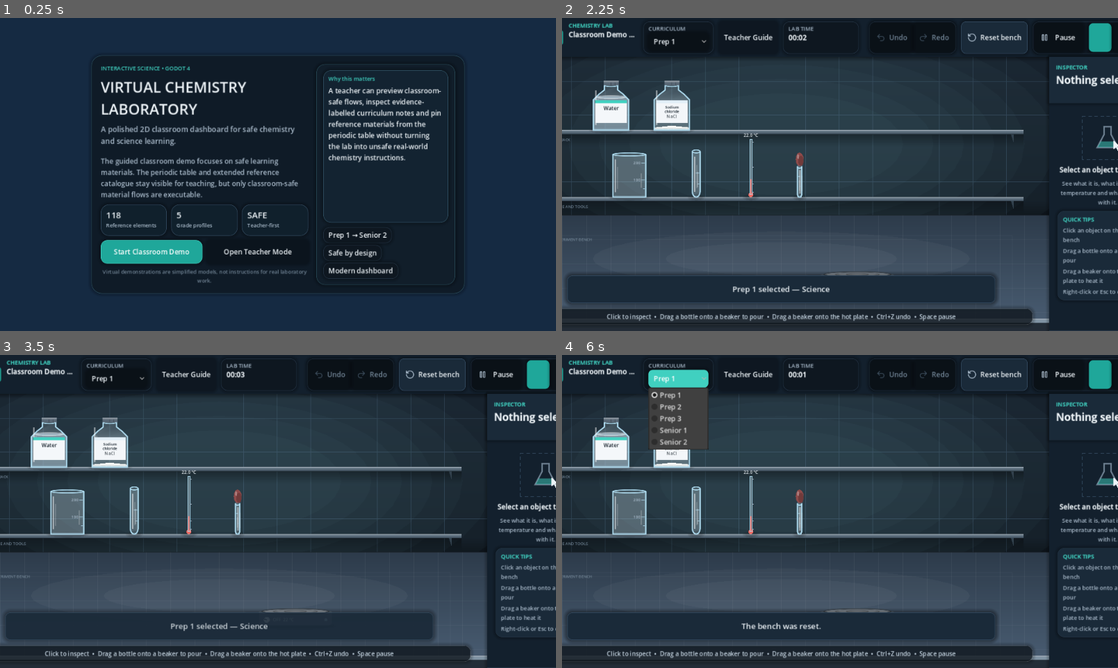
Above: before the commit, frames 1-4 (two rows, left to right).
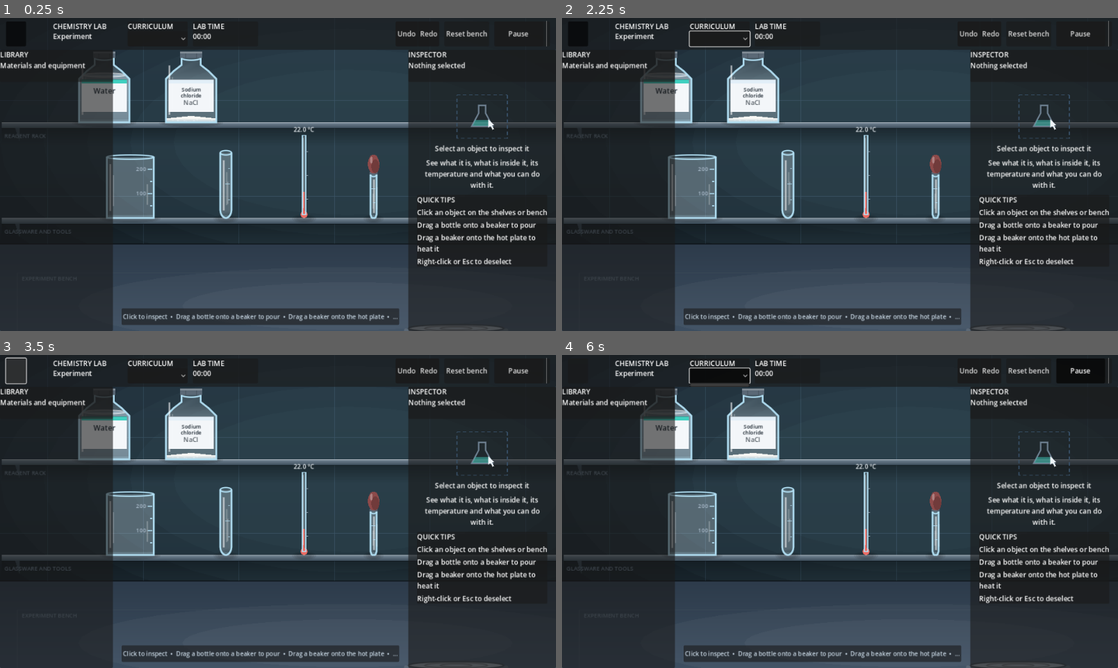
Above: after the commit, the same moments.

Repository: KareemMohammadeen/chemistry-lab-2d
Game: Godot game, scene res://scenes/main.tscn
The game is run twice, just before and just after one commit, with the same random seed, the same clock (stepped at 60 frames per second) and the same inputs.
Inputs (mouse positions are in pixels of both pictures, inside the frame that each line leads up to; where the layout moved, square brackets give the same spot in the first picture):
- Up to frame 1 (0.25 s): no input
- Up to frame 2 (2.25 s): click (717, 39) [678, 43] at 0.5 s; click (751, 36) at 1.25 s, where only the run before the commit has a clickable "Teacher Guide"; click (712, 252) at 2 s, where only the run before the commit has a clickable "Start Classroom Demo"
- Up to frame 3 (3.5 s): click (16, 370) at 2.77 s
- Up to frame 4 (6 s): click (967, 370) at 3.5 s, where only the run after the commit has a clickable "Undo"; click (990, 370) at 4.25 s, where only the run after the commit has a clickable "Redo"; click (1101, 373) at 5.02 s; click (717, 376) [678, 380] at 5.75 s

The runs differ from the first frame. In frame 1, 66% of the frame differs, in the area x 0-100%, y 0-100%; in frame 2, 42%; in frame 3, 42%; in frame 4, 44%.
Error after the commit: Parse Error: Identifier "ReferenceBadge" not declared in the current scope. (res://scripts/ui/lab_interface.gd:433)

Commit message:
Redesign the main classroom dashboard and add reference pinning support

Diff:
--- a/scripts/ui/lab_interface.gd
+++ b/scripts/ui/lab_interface.gd
@@ -14,6 +14,8 @@
 signal action_requested(action_id: StringName, payload: Dictionary)
 ## The operator picked an item in the Library; the controller selects that object.
 signal object_focus_requested(object_id: String)
+## A reference explorer entry should be pinned into the visual dashboard.
+signal reference_pin_requested(reference: Dictionary)
 
 const TOAST_SECONDS := 4.0
 const TOAST_FADE_SECONDS := 0.6
@@ -31,6 +33,8 @@
 ## Below this width the Library starts hidden so the laboratory keeps a usable size.
 const LIBRARY_OPEN_MIN_WIDTH := 1600.0
 const SPEED_BUTTON_WIDTH := 52.0
+const HERO_HEIGHT := 116.0
+const PIN_OFFSET_STEP := 22.0
 
 @export var top_bar: Control
 @export var title_label: Label
@@ -59,6 +63,13 @@
 var _curriculum_catalog: CurriculumCatalog
 var _selected_curriculum_profile: Dictionary = {}
 var _teacher_guide_button: Button
+var _hero_panel: PanelContainer
+var _hero_grade_label: Label
+var _hero_focus_label: Label
+var _hero_status_label: Label
+var _reference_layer: Control
+var _reference_count_label: Label
+var _reference_pin_count: int = 0
 
 
 func _ready() -> void:
@@ -81,6 +92,7 @@
 	pause_button.toggled.connect(pause_toggled.emit)
 	inspector.action_requested.connect(action_requested.emit)
 	library.object_focus_requested.connect(object_focus_requested.emit)
+	library.reference_pin_requested.connect(_on_reference_pin_requested)
 	library_toggle.toggled.connect(_on_library_toggled)
 	grade_selector.item_selected.connect(_on_grade_selected)
 	resized.connect(_apply_responsive_layout)
@@ -89,12 +101,13 @@
 		(button as Button).focus_mode = Control.FOCUS_NONE
 	grade_selector.focus_mode = Control.FOCUS_NONE
 	_add_teacher_guide_button()
+	_build_dashboard_banner()
 	_apply_responsive_layout()
 
 
 func bind(host: SimulationHost) -> void:
 	_host = host
-	title_label.text = host.simulation.setup_title
+	title_label.text = "Virtual Chemistry Laboratory"
 	inspector.bind(host)
 	library.bind(host)
 	_curriculum_catalog = CurriculumCatalog.new()
@@ -105,6 +118,7 @@
 	_build_speed_buttons(host.database.constants.get("speeds", FALLBACK_SPEEDS))
 	EventBus.feedback_message_requested.connect(_show_toast)
 	EventBus.observation_added.connect(_on_observation_added)
+	_update_dashboard_banner()
 
 
 ## Rectangles (screen pixels) where dropped objects must not land.
@@ -147,6 +161,8 @@
 		return
 	library.custom_minimum_size.x = clampf(width * LIBRARY_WIDTH_FRACTION, LIBRARY_WIDTH_MIN, LIBRARY_WIDTH_MAX)
 	inspector.custom_minimum_size.x = clampf(width * INSPECTOR_WIDTH_FRACTION, INSPECTOR_WIDTH_MIN, INSPECTOR_WIDTH_MAX)
+	if _hero_panel != null:
+		_hero_panel.custom_minimum_size.y = HERO_HEIGHT
 	if not _library_user_choice:
 		var open := width >= LIBRARY_OPEN_MIN_WIDTH
 		library.visible = open
@@ -156,6 +172,146 @@
 func _on_library_toggled(pressed: bool) -> void:
 	_library_user_choice = true
 	library.visible = pressed
+	_update_dashboard_banner()
+
+
+# ---------------------------------------------------------------- dashboard banner
+
+func _build_dashboard_banner() -> void:
+	var root := get_node_or_null("Root") as VBoxContainer
+	if root == null:
+		return
+	_hero_panel = PanelContainer.new()
+	_hero_panel.custom_minimum_size = Vector2(0.0, HERO_HEIGHT)
+	_hero_panel.theme_type_variation = &"HeroPanel"
+	root.add_child(_hero_panel)
+	root.move_child(_hero_panel, 1)
+
+	var margin := MarginContainer.new()
+	margin.set_anchors_and_offsets_preset(Control.PRESET_FULL_RECT)
+	margin.add_theme_constant_override("margin_left", 18)
+	margin.add_theme_constant_override("margin_top", 12)
+	margin.add_theme_constant_override("margin_right", 18)
+	margin.add_theme_constant_override("margin_bottom", 12)
+	_hero_panel.add_child(margin)
+
+	var row := HBoxContainer.new()
+	row.add_theme_constant_override("separation", 14)
+	row.size_flags_horizontal = Control.SIZE_EXPAND_FILL
+	margin.add_child(row)
+
+	var left := VBoxContainer.new()
+	left.custom_minimum_size.x = 320.0
+	left.size_flags_horizontal = Control.SIZE_EXPAND_FILL
+	left.add_theme_constant_override("separation", 4)
+	row.add_child(left)
+
+	var caption := Label.new()
+	caption.text = "CLASSROOM DASHBOARD"
+	caption.theme_type_variation = &"HeadingLabel"
+	left.add_child(caption)
+
+	var title := Label.new()
+	title.text = "Virtual Chemistry Laboratory"
+	title.theme_type_variation = &"TitleLabel"
+	left.add_child(title)
+
+	var summary := Label.new()
+	summary.text = "Safe, evidence-labelled chemistry and science learning for classroom demos."
+	summary.autowrap_mode = TextServer.AUTOWRAP_WORD_SMART
+	summary.theme_type_variation = &"MutedLabel"
+	left.add_child(summary)
+
+	var middle := HBoxContainer.new()
+	middle.add_theme_constant_override("separation", 8)
+	middle.size_flags_horizontal = Control.SIZE_EXPAND_FILL
+	row.add_child(middle)
+	_reference_count_label = _make_dashboard_stat("118", "elements")
+	middle.add_child(_reference_count_label.get_parent())
+	middle.add_child(_make_dashboard_stat("5", "grades"))
+	middle.add_child(_make_dashboard_stat("safe", "mode"))
+
+	var right := VBoxContainer.new()
+	right.custom_minimum_size.x = 250.0
+	right.add_theme_constant_override("separation", 6)
+	row.add_child(right)
+
+	_hero_grade_label = Label.new()
+	_hero_grade_label.theme_type_variation = &"StrongLabel"
+	_hero_grade_label.text = "Prep 1"
+	right.add_child(_hero_grade_label)
+
+	_hero_focus_label = Label.new()
+	_hero_focus_label.autowrap_mode = TextServer.AUTOWRAP_WORD_SMART
+	_hero_focus_label.theme_type_variation = &"CaptionLabel"
+	_hero_focus_label.text = "Choose a grade to preview the matching curriculum, materials and teacher flow."
+	right.add_child(_hero_focus_label)
+
+	_hero_status_label = Label.new()
+	_hero_status_label.autowrap_mode = TextServer.AUTOWRAP_WORD_SMART
+	_hero_status_label.theme_type_variation = &"MutedLabel"
+	_hero_status_label.text = "Library and inspector stay in sync with the selected curriculum profile."
+	right.add_child(_hero_status_label)
+
+	var button_row := HBoxContainer.new()
+	button_row.add_theme_constant_override("separation", 8)
+	right.add_child(button_row)
+
+	var teacher_button := Button.new()
+	teacher_button.text = "Teacher Guide"
+	teacher_button.theme_type_variation = &"AccentButton"
+	teacher_button.focus_mode = Control.FOCUS_NONE
+	teacher_button.pressed.connect(_open_teacher_guide)
+	button_row.add_child(teacher_button)
+
+	var library_button := Button.new()
+	library_button.text = "Toggle Library"
+	library_button.theme_type_variation = &"ToolButton"
+	library_button.focus_mode = Control.FOCUS_NONE
+	library_button.toggled.connect(_on_library_toggled)
+	library_button.set_pressed_no_signal(library.visible)
+	button_row.add_child(library_button)
+
+	_reference_layer = Control.new()
+	_reference_layer.mouse_filter = Control.MOUSE_FILTER_IGNORE
+	_reference_layer.set_anchors_and_offsets_preset(Control.PRESET_FULL_RECT)
+	stage_slot.add_child(_reference_layer)
+	_update_dashboard_banner()
+
+
+func _make_dashboard_stat(value: String, caption: String) -> Control:
+	var panel := PanelContainer.new()
+	panel.theme_type_variation = &"StatPanel"
+	panel.custom_minimum_size = Vector2(0.0, 68.0)
+	panel.size_flags_horizontal = Control.SIZE_EXPAND_FILL
+	var column := VBoxContainer.new()
+	column.add_theme_constant_override("separation", 0)
+	panel.add_child(column)
+	var value_label := Label.new()
+	value_label.text = value
+	value_label.theme_type_variation = &"StrongLabel"
+	value_label.add_theme_font_size_override("font_size", 18)
+	column.add_child(value_label)
+	var caption_label := Label.new()
+	caption_label.text = caption
+	caption_label.theme_type_variation = &"CaptionLabel"
+	column.add_child(caption_label)
+	return panel
+
+
+func _update_dashboard_banner() -> void:
+	if _hero_panel == null:
+		return
+	var profile_label := str(_selected_curriculum_profile.get("label", "Select a grade"))
+	var subject_label := str(_selected_curriculum_profile.get("subject", ""))
+	var note := str(_selected_curriculum_profile.get("note", ""))
+	if note.is_empty():
+		note = "Choose a grade to view the curriculum context."
+	_hero_grade_label.text = profile_label
+	_hero_focus_label.text = subject_label
+	_hero_status_label.text = note
+	if _reference_count_label != null:
+		(_reference_count_label.get_parent() as PanelContainer).tooltip_text = "%d pinned references" % _reference_pin_count
 
 
 # ---------------------------------------------------------------- speed buttons and toasts
@@ -206,7 +362,6 @@
 	return null
 
 
-
 # ---------------------------------------------------------------- curriculum selector
 
 func _populate_grade_selector() -> void:
@@ -235,6 +390,7 @@
 		return
 	_selected_curriculum_profile = profile.duplicate(true)
 	library.set_curriculum_profile(profile)
+	_update_dashboard_banner()
 	_show_toast("%s selected — %s" % [str(profile.get("label", "")), str(profile.get("subject", ""))], &"info")
 
 # ---------------------------------------------------------------- teacher guide
@@ -267,3 +423,22 @@
 	if caption != null:
 		caption.text = "TEACHER MODE"
 	_open_teacher_guide()
+
+
+# ---------------------------------------------------------------- reference badges
+
+func _on_reference_pin_requested(reference: Dictionary) -> void:
+	if reference.is_empty() or _reference_layer == null:
+		return
+	var badge := ReferenceBadge.new()
+	badge.setup(reference)
+	badge.position = Vector2(28.0 + float(_reference_pin_count % 5) * PIN_OFFSET_STEP, 22.0 + float(_reference_pin_count / 5) * PIN_OFFSET_STEP)
+	badge.removed.connect(_on_reference_badge_removed)
+	_reference_layer.add_child(badge)
+	_reference_pin_count += 1
+	_update_dashboard_banner()
+
+
+func _on_reference_badge_removed() -> void:
+	_reference_pin_count = max(0, _reference_pin_count - 1)
+	_update_dashboard_banner()
